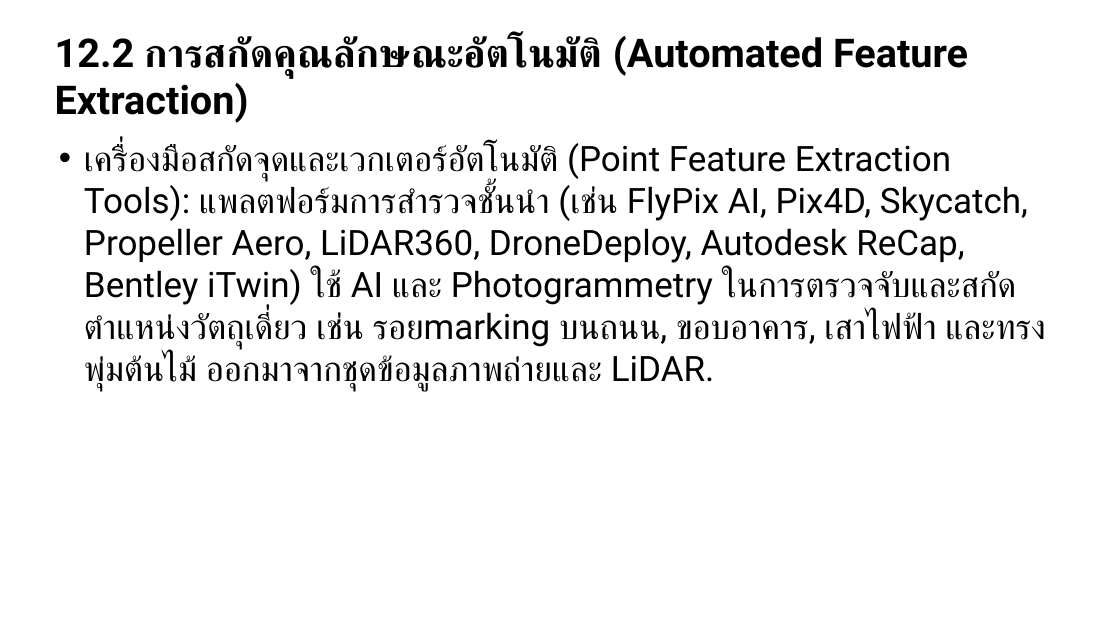
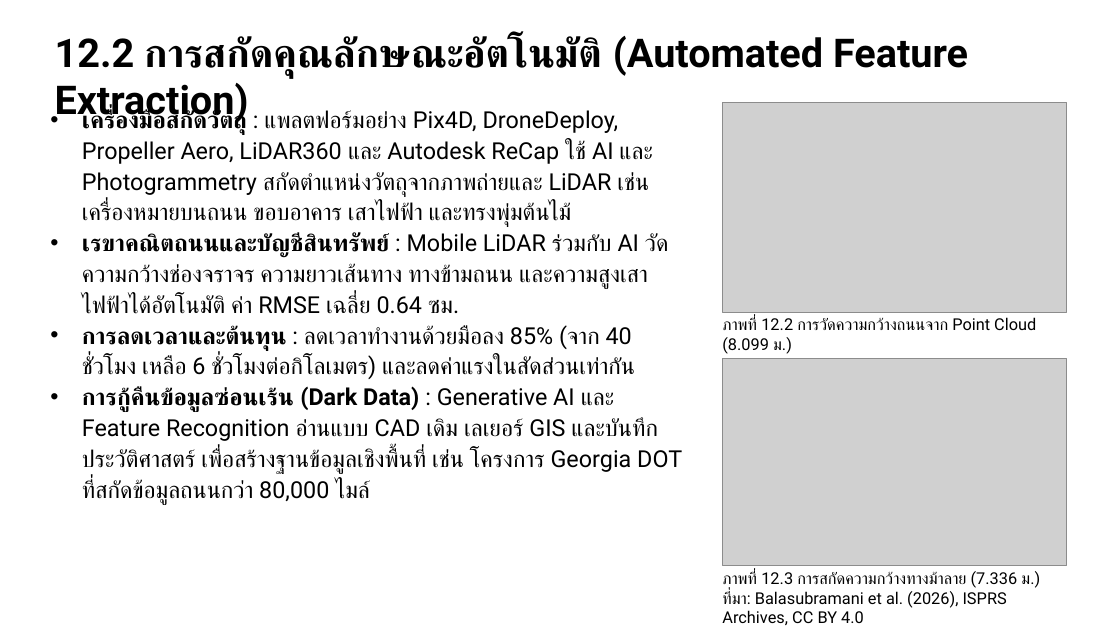
Before and after one commit to soravisAmn/Presentation, a slide deck: slide 88 of Surveying Technologies/draft#3/draft3.pptx (slide 95 before the commit). Drawn at 1120x630 pixels with LibreOffice and Linux fonts; fonts in the diff are those of the drawing; grey boxes stand for pictures. Boxes give left, top, right and bottom in pixels: in the first picture for what was removed or moved away, otherwise in the second. Text is boxed around its words. In the diff, an @@ line names an element or a change of style, - is before the commit and + after.

```diff
--- a/Surveying Technologies/draft#3/draft3.pptx
+++ b/Surveying Technologies/draft#3/draft3.pptx
@@ text added at [82, 110, 682, 505], 20 pt, text #000000 @@
+• เครื่องมือสกัดวัตถุ : แพลตฟอร์มอย่าง Pix4D, DroneDeploy, Propeller Aero, LiDAR360 และ Autodesk ReCap ใช้ AI และ Photogrammetry สกัดตำแหน่งวัตถุจากภาพถ่ายและ LiDAR เช่น เครื่องหมายบนถนน ขอบอาคาร เสาไฟฟ้า และทรงพุ่มต้นไม้
+• เรขาคณิตถนนและบัญชีสินทรัพย์ : Mobile LiDAR ร่วมกับ AI วัดความกว้างช่องจราจร ความยาวเส้นทาง ทางข้ามถนน และความสูงเสาไฟฟ้าได้อัตโนมัติ ค่า RMSE เฉลี่ย 0.64 ซม.
+• การลดเวลาและต้นทุน : ลดเวลาทำงานด้วยมือลง 85% (จาก 40 ชั่วโมง เหลือ 6 ชั่วโมงต่อกิโลเมตร) และลดค่าแรงในสัดส่วนเท่ากัน
+• การกู้คืนข้อมูลซ่อนเร้น (Dark Data) : Generative AI และ Feature Recognition อ่านแบบ CAD เดิม เลเยอร์ GIS และบันทึกประวัติศาสตร์ เพื่อสร้างฐานข้อมูลเชิงพื้นที่ เช่น โครงการ Georgia DOT ที่สกัดข้อมูลถนนกว่า 80,000 ไมล์
@@ picture added at [723, 103, 1067, 313] @@
@@ text removed at [84, 143, 1028, 391] @@
-• เครื่องมือสกัดจุดและเวกเตอร์อัตโนมัติ (Point Feature Extraction Tools): แพลตฟอร์มการสำรวจชั้นนำ (เช่น FlyPix AI, Pix4D, Skycatch, Propeller Aero, LiDAR360, DroneDeploy, Autodesk ReCap, Bentley iTwin) ใช้ AI และ Photogrammetry ในการตรวจจับและสกัดตำแหน่งวัตถุเดี่ยว เช่น รอยmarking บนถนน, ขอบอาคาร, เสาไฟฟ้า และทรงพุ่มต้นไม้ ออกมาจากชุดข้อมูลภาพถ่ายและ LiDAR.
@@ text added at [722, 317, 1036, 354], 14 pt, text #000000 @@
+ภาพที่ 12.2 การวัดความกว้างถนนจาก Point Cloud (8.099 ม.)
@@ picture added at [723, 359, 1067, 566] @@
@@ text added at [722, 571, 1040, 625], 14 pt, text #000000 @@
+ภาพที่ 12.3 การสกัดความกว้างทางม้าลาย (7.336 ม.) ที่มา: Balasubramani et al. (2026), ISPRS Archives, CC BY 4.0
```
Also in this commit, not shown: 49 other slides changed, 14 slides added, 23 slides removed, 16 other files.
